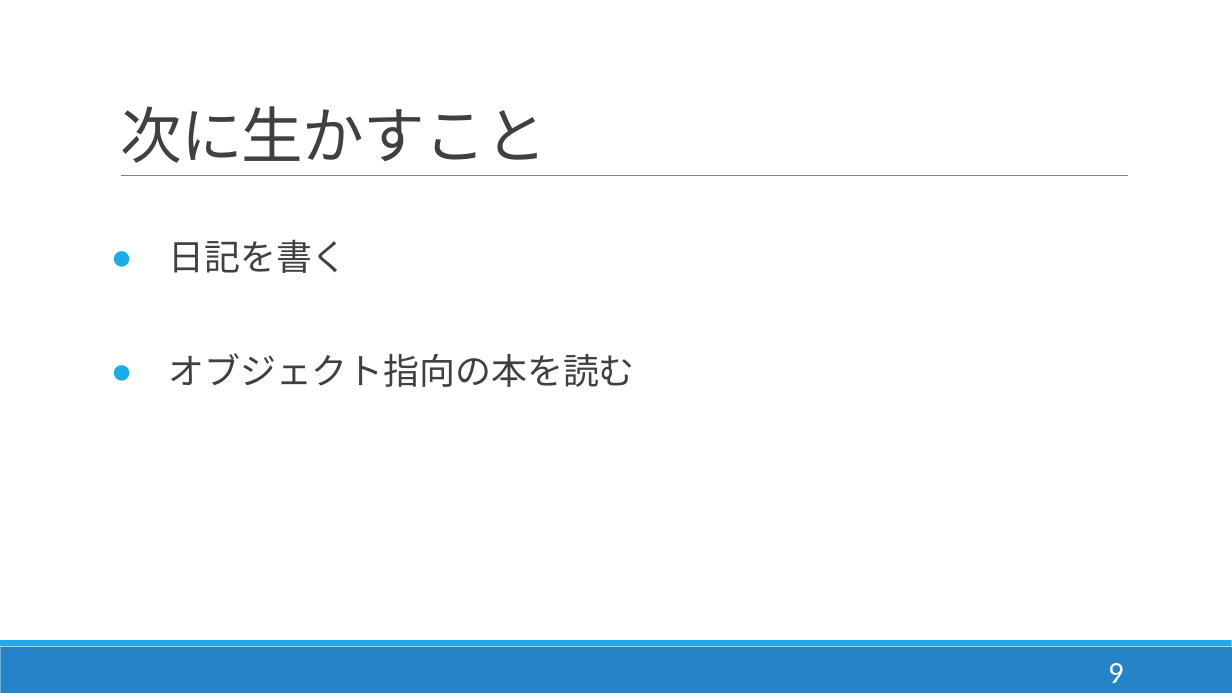
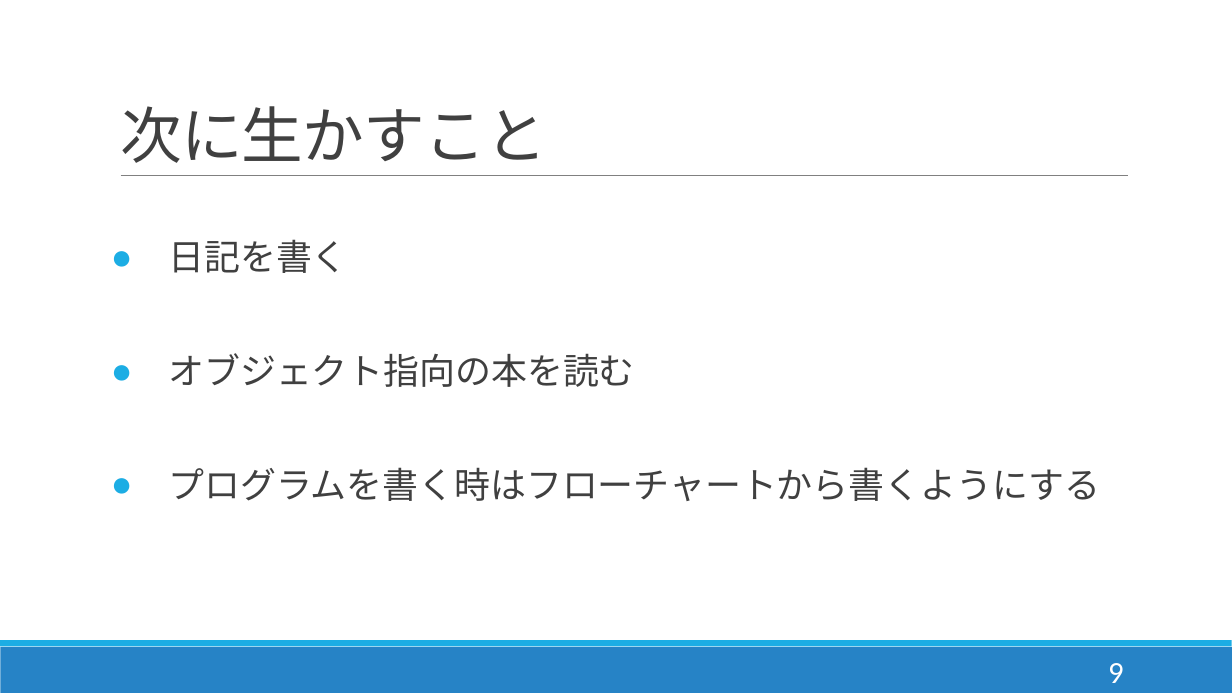
Before and after one commit to y-aiyoshizawa/1st-training, a slide deck: slide 10 of プレゼン/成果発表(相吉澤).pptx. Drawn at 1232x693 pixels with LibreOffice and Linux fonts; fonts in the diff are those of the drawing. Boxes give left, top, right and bottom in pixels: in the first picture for what was removed or moved away, otherwise in the second. Text is boxed around its words. In the diff, an @@ line names an element or a change of style, - is before the commit and + after.

Commit message:
文字サイズの修正 苦手を克服を追加

```diff
--- a/プレゼン/成果発表(相吉澤).pptx
+++ b/プレゼン/成果発表(相吉澤).pptx
@@ text at (168,467,1100,501): paragraph added @@
+● プログラムを書く時はフローチャートから書くようにする
```
